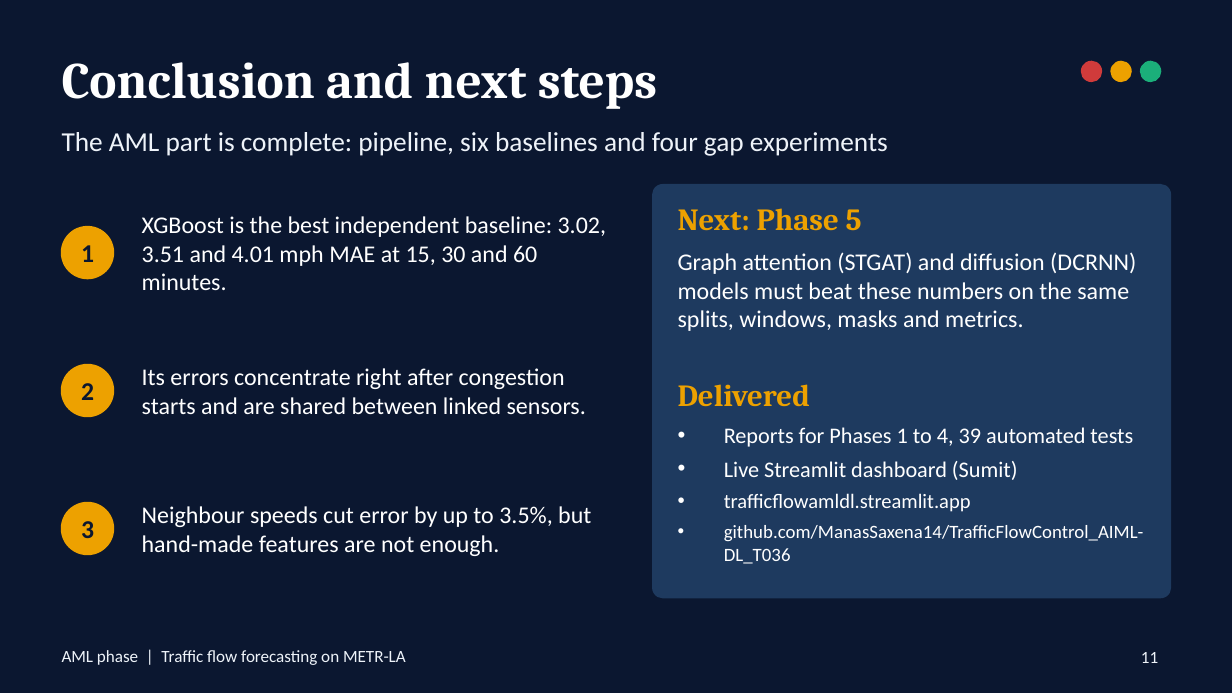
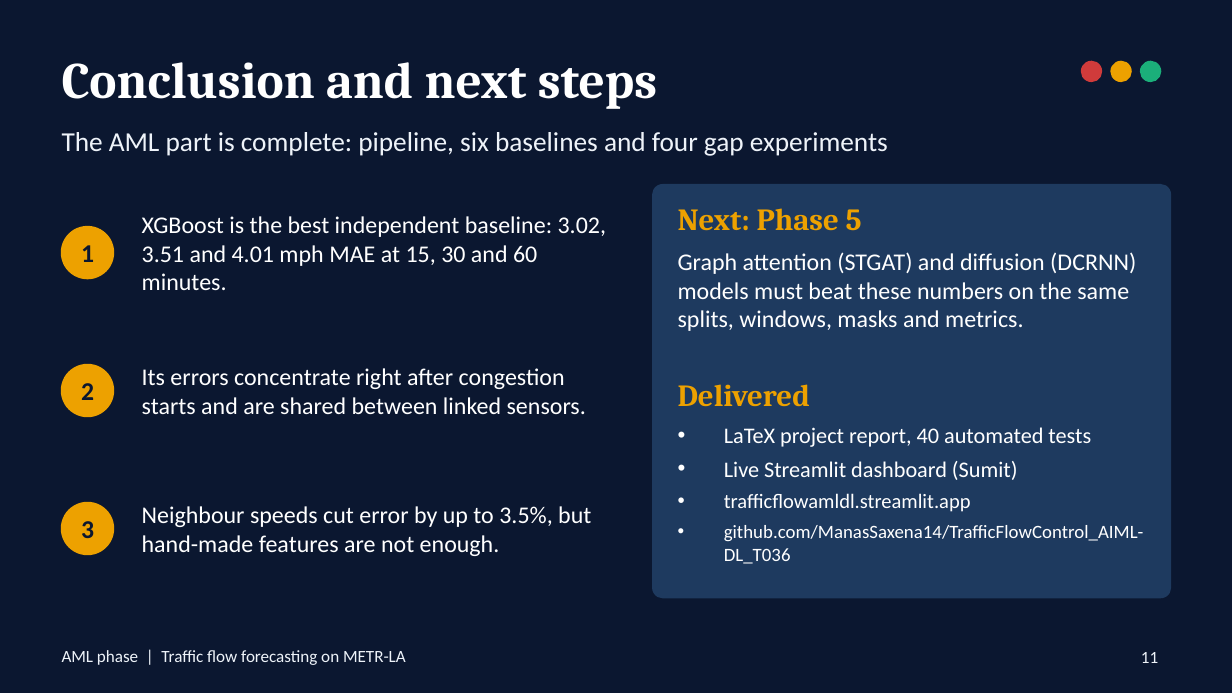
Before and after one commit to ManasSaxena14/TrafficFlowControl_AIML-DL_T036, a slide deck: slide 11 of docs/presentation/AML_Traffic_Flow_Forecasting.pptx. Drawn at 1232x693 pixels with LibreOffice and Linux fonts; fonts in the diff are those of the drawing. Boxes give left, top, right and bottom in pixels: in the first picture for what was removed or moved away, otherwise in the second. Text is boxed around its words. In the diff, an @@ line names an element or a change of style, - is before the commit and + after.

Commit message:
Update the slides to match the report
Rebuilds the deck from full-precision results so every score agrees with the report, and points the closing slide to the LaTeX report and the live dashboard.

```diff
--- a/docs/presentation/AML_Traffic_Flow_Forecasting.pptx
+++ b/docs/presentation/AML_Traffic_Flow_Forecasting.pptx
@@ text at [724,427,1091,447]: text changed @@
-• Reports for Phases 1 to 4, 39 automated tests
+• LaTeX project report, 40 automated tests
```
Also in this commit, not shown: 1 other slide changed.
